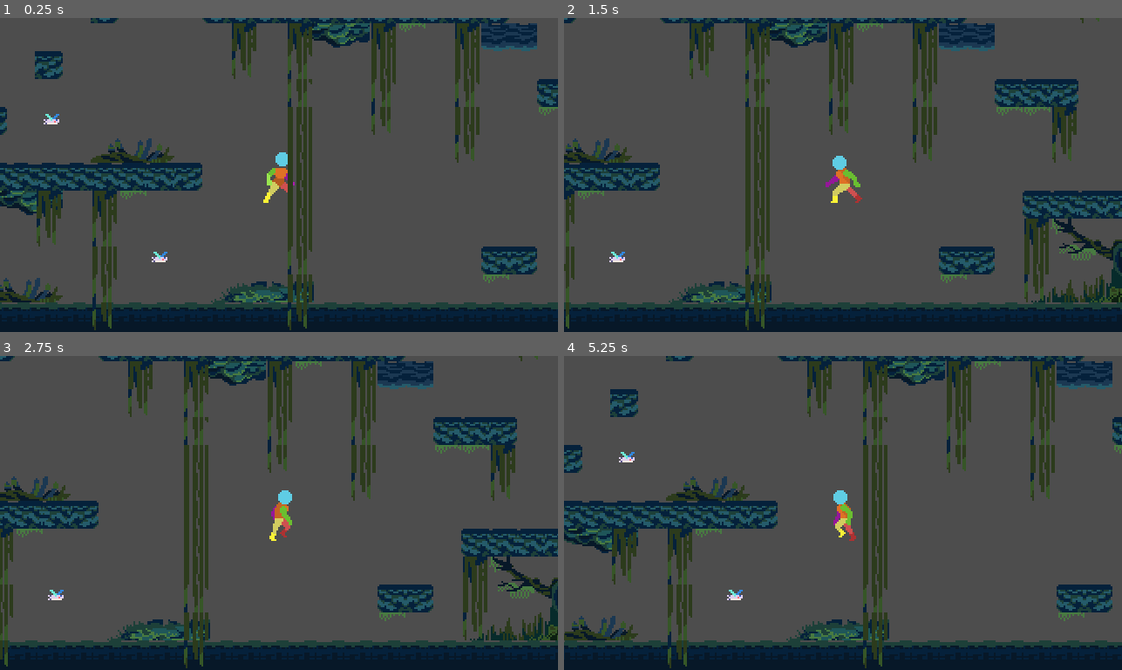
Above: before the commit, frames 1-4 (two rows, left to right).
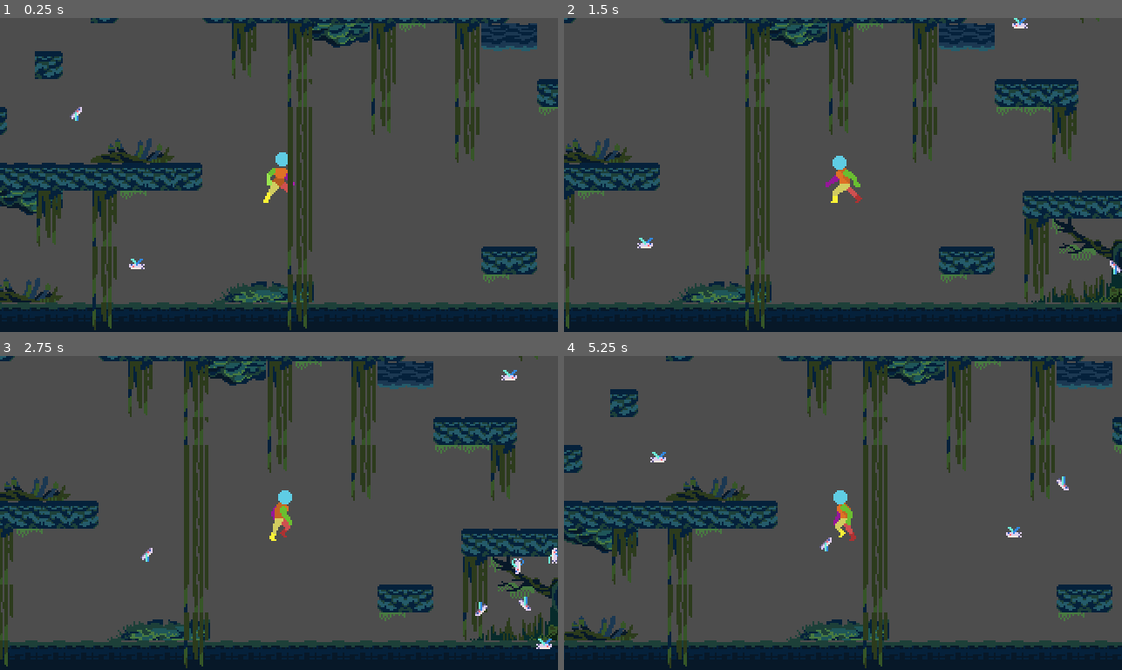
Above: after the commit, the same moments.

Repository: wickworks/jellyfishquarium
Game: Godot game, scene res://main.tscn
The game is run twice, just before and just after one commit, with the same random seed, the same clock (stepped at 60 frames per second) and the same inputs.
Inputs (mouse positions are in pixels of both pictures, inside the frame that each line leads up to):
- Up to frame 1 (0.25 s): no input
- Up to frame 2 (1.5 s): tap Enter (ui_accept) at 0.5, 0.77 s; move the mouse to (965, 159) at 0.52 s; hold D (Move right) 0.53-1.28 s; move the mouse to (731, 190) at 1.27 s; hold A (Move left) from 1.28 s (still down)
- Up to frame 3 (2.75 s): tap Enter (ui_accept) at 1.52 s; move the mouse to (334, 443) at 2.02 s; release A (Move left) at 2.03 s; hold D (Move right) from 2.03 s (still down)
- Up to frame 4 (5.25 s): move the mouse to (815, 575) at 2.77 s; tap Enter (ui_accept) at 3.02, 3.77, 4.52 s; move the mouse to (1010, 560) at 3.52 s; release D (Move right) at 3.53 s; hold A (Move left) from 3.53 s (still down); move the mouse to (675, 465) at 4.27 s; move the mouse to (870, 513) at 5.02 s

The runs differ from the first frame. In frame 1, 0.2% of the frame differs, in the area x 7-30%, y 28-80%; in frame 2, 0.2%; in frame 3, 0.5%, in the area x 8-100%, y 4-94%; in frame 4, 0.4%.
Error before the commit: Invalid access to property or key 'position' on a base object of type 'null instance'. (res://entity/fish.gd:84)

Commit message:
re add player to group

Diff:
--- a/entity/player.tscn
+++ b/entity/player.tscn
@@ -236,7 +236,7 @@
 [sub_resource type="RectangleShape2D" id="RectangleShape2D_pmw5g"]
 size = Vector2(14, 30)
 
-[node name="Player" type="CharacterBody2D"]
+[node name="Player" type="CharacterBody2D" groups=["player"]]
 script = ExtResource("1_ap0cw")
 
 [node name="AnimatedSprite2D" type="AnimatedSprite2D" parent="."]
--- a/main.tscn
+++ b/main.tscn
@@ -41,3 +41,84 @@
 
 [node name="Fish5" parent="Map/Animals" instance=ExtResource("4_5wu0d")]
 position = Vector2(-22, 131)
+
+[node name="Fish6" parent="Map/Animals" instance=ExtResource("4_5wu0d")]
+position = Vector2(-325, 548)
+
+[node name="Fish7" parent="Map/Animals" instance=ExtResource("4_5wu0d")]
+position = Vector2(-209, 552)
+
+[node name="Fish8" parent="Map/Animals" instance=ExtResource("4_5wu0d")]
+position = Vector2(-275, 605)
+
+[node name="Fish9" parent="Map/Animals" instance=ExtResource("4_5wu0d")]
+position = Vector2(-252, 557)
+
+[node name="Fish10" parent="Map/Animals" instance=ExtResource("4_5wu0d")]
+position = Vector2(-161, 581)
+
+[node name="Fish11" parent="Map/Animals" instance=ExtResource("4_5wu0d")]
+position = Vector2(-185, 613)
+
+[node name="Fish12" parent="Map/Animals" instance=ExtResource("4_5wu0d")]
+position = Vector2(-338, 618)
+
+[node name="Fish13" parent="Map/Animals" instance=ExtResource("4_5wu0d")]
+position = Vector2(-353, 575)
+
+[node name="Fish14" parent="Map/Animals" instance=ExtResource("4_5wu0d")]
+position = Vector2(-188, -17)
+
+[node name="Fish15" parent="Map/Animals" instance=ExtResource("4_5wu0d")]
+position = Vector2(-183, -104)
+
+[node name="Fish16" parent="Map/Animals" instance=ExtResource("4_5wu0d")]
+position = Vector2(-50, -105)
+
+[node name="Fish17" parent="Map/Animals" instance=ExtResource("4_5wu0d")]
+position = Vector2(-28, -134)
+
+[node name="Fish18" parent="Map/Animals" instance=ExtResource("4_5wu0d")]
+position = Vector2(-28, -115)
+
+[node name="Fish19" parent="Map/Animals" instance=ExtResource("4_5wu0d")]
+position = Vector2(-48, -138)
+
+[node name="Fish20" parent="Map/Animals" instance=ExtResource("4_5wu0d")]
+position = Vector2(130, -182)
+
+[node name="Fish21" parent="Map/Animals" instance=ExtResource("4_5wu0d")]
+position = Vector2(114, -115)
+
+[node name="Fish22" parent="Map/Animals" instance=ExtResource("4_5wu0d")]
+position = Vector2(118, -51)
+
+[node name="Fish23" parent="Map/Animals" instance=ExtResource("4_5wu0d")]
+position = Vector2(334, -130)
+
+[node name="Fish24" parent="Map/Animals" instance=ExtResource("4_5wu0d")]
+position = Vector2(396, -11)
+
+[node name="Fish25" parent="Map/Animals" instance=ExtResource("4_5wu0d")]
+position = Vector2(422, 122)
+
+[node name="Fish26" parent="Map/Animals" instance=ExtResource("4_5wu0d")]
+position = Vector2(417, 104)
+
+[node name="Fish27" parent="Map/Animals" instance=ExtResource("4_5wu0d")]
+position = Vector2(401, 121)
+
+[node name="Fish28" parent="Map/Animals" instance=ExtResource("4_5wu0d")]
+position = Vector2(427, 134)
+
+[node name="Fish29" parent="Map/Animals" instance=ExtResource("4_5wu0d")]
+position = Vector2(429, 106)
+
+[node name="Fish30" parent="Map/Animals" instance=ExtResource("4_5wu0d")]
+position = Vector2(439, 127)
+
+[node name="Fish31" parent="Map/Animals" instance=ExtResource("4_5wu0d")]
+position = Vector2(519, -118)
+
+[node name="Fish32" parent="Map/Animals" instance=ExtResource("4_5wu0d")]
+position = Vector2(519, -118)
Not shown: 1 places in entity/player.tscn that only renumber resources
